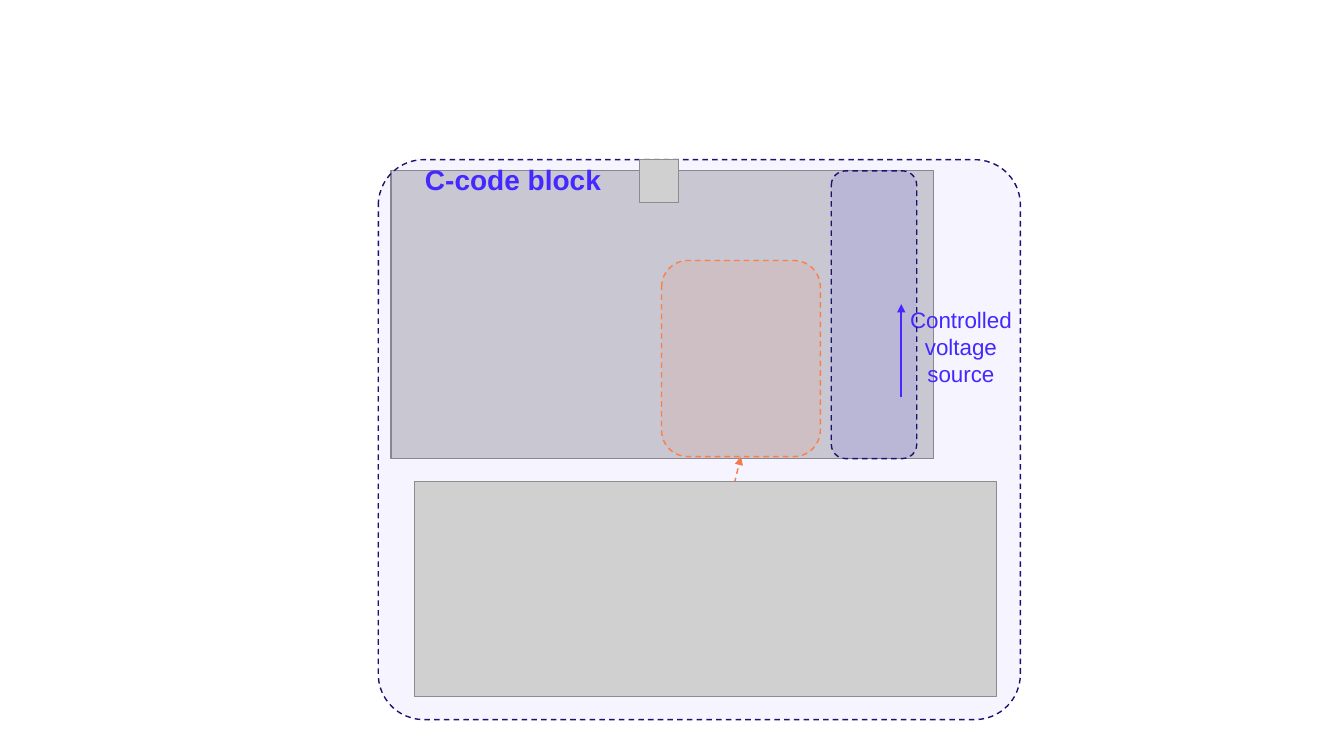
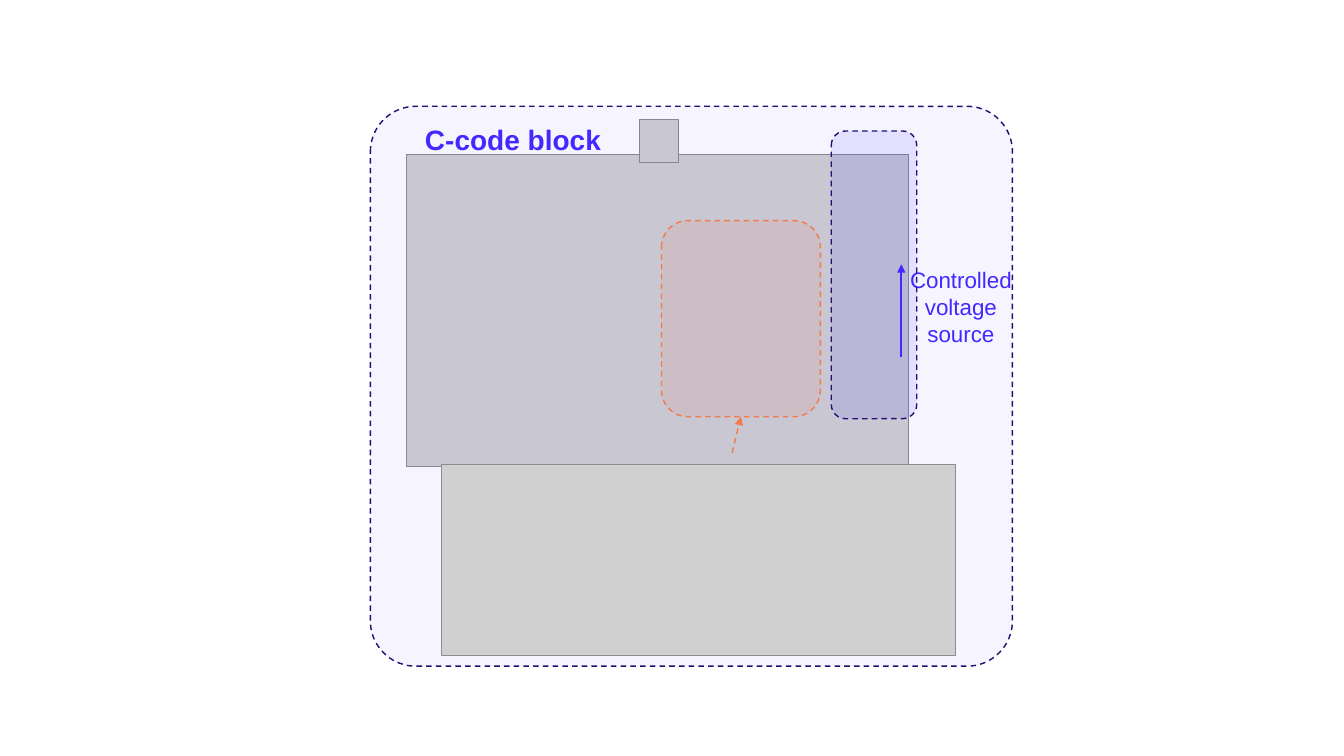
Before and after one commit to aesim-tech/simba-python-examples, a slide deck: slide 1 of 48. FuelCell Modeling/fig/fig.pptx. Drawn at 1344x756 pixels with LibreOffice and Linux fonts; fonts in the diff are those of the drawing; grey boxes stand for pictures. Boxes give left, top, right and bottom in pixels: in the first picture for what was removed or moved away, otherwise in the second. Text is boxed around its words. In the diff, an @@ line names an element or a change of style, - is before the commit and + after.

```diff
--- a/48. FuelCell Modeling/fig/fig.pptx
+++ b/48. FuelCell Modeling/fig/fig.pptx
@@ rounded rectangle: place and size @@
-rounded rectangle at (378,159,1020,719)
+rounded rectangle at (370,107,1012,666)
@@ picture: place and size @@
-picture at (391,170,935,458)
+picture at (407,155,909,467)
@@ 2 texts, 2 rounded rectangles, 2 arrows, 1 picture: place and size @@
-2 texts, 2 rounded rectangles, 2 arrows, 1 picture at (425,159,1012,493)
+2 texts, 2 rounded rectangles, 2 arrows, 1 picture at (425,120,1012,453)
@@ picture: place and size @@
-picture at (415,482,997,697)
+picture at (442,465,956,656)
```
Also in this commit, not shown: 2 other slides changed, 9 other files.
